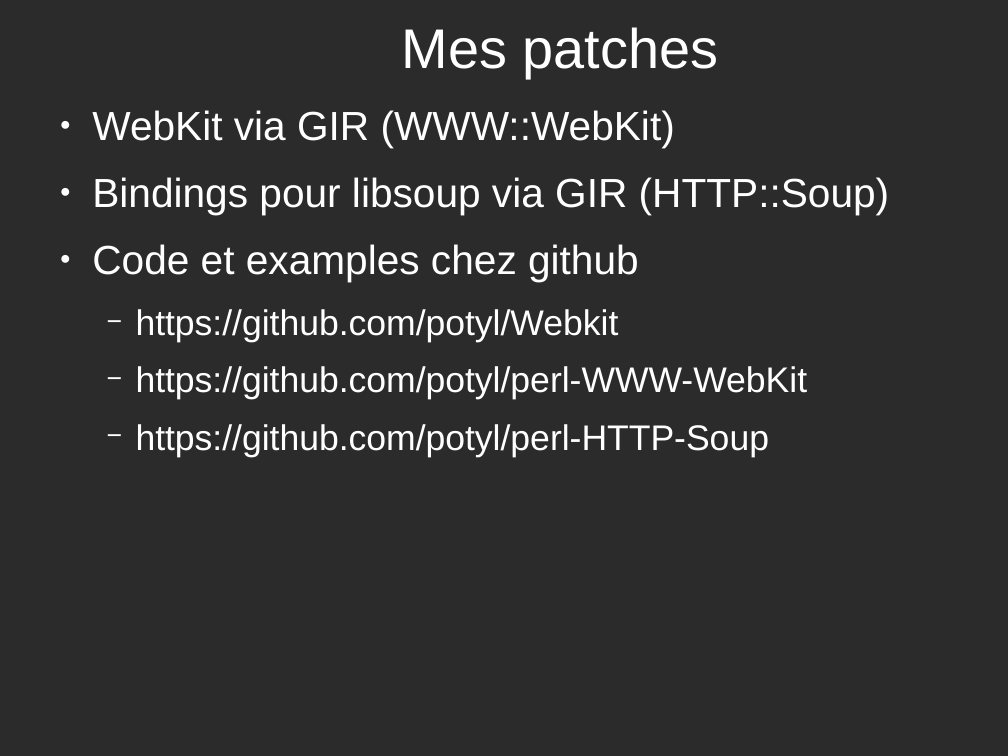
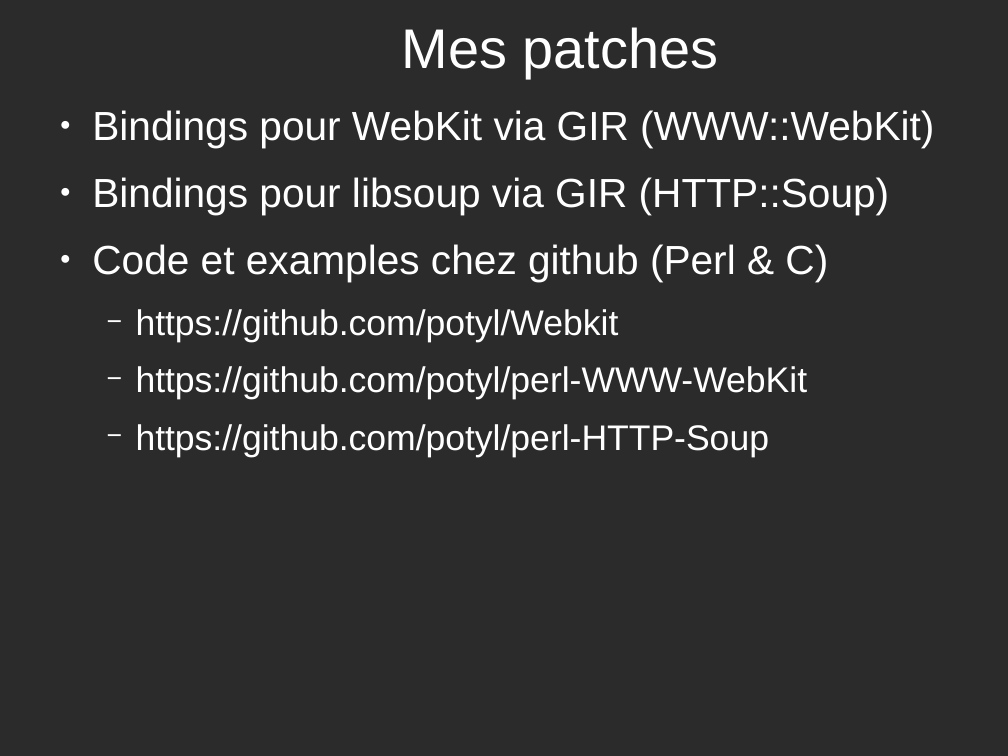
Before and after one commit to potyl/Webkit, a slide deck: slide 12 of WebKit-fr.odp. Drawn at 1008x756 pixels with LibreOffice and Linux fonts; fonts in the diff are those of the drawing; background and template pictures are left out; a plain dark background stands for a picture behind light text. Boxes give left, top, right and bottom in pixels: in the first picture for what was removed or moved away, otherwise in the second. Text is boxed around its words. In the diff, an @@ line names an element or a change of style, - is before the commit and + after.

```diff
--- a/WebKit-fr.odp
+++ b/WebKit-fr.odp
@@ text at <box>92,110,934,148</box>: text changed @@
-● WebKit via GIR (WWW::WebKit)
+● Bindings pour WebKit via GIR (WWW::WebKit)
@@ text at <box>92,244,828,281</box>: text changed @@
-● Code et examples chez github
+● Code et examples chez github (Perl & C)
```
Also in this commit, not shown: 3 other slides changed, 1 other file.
